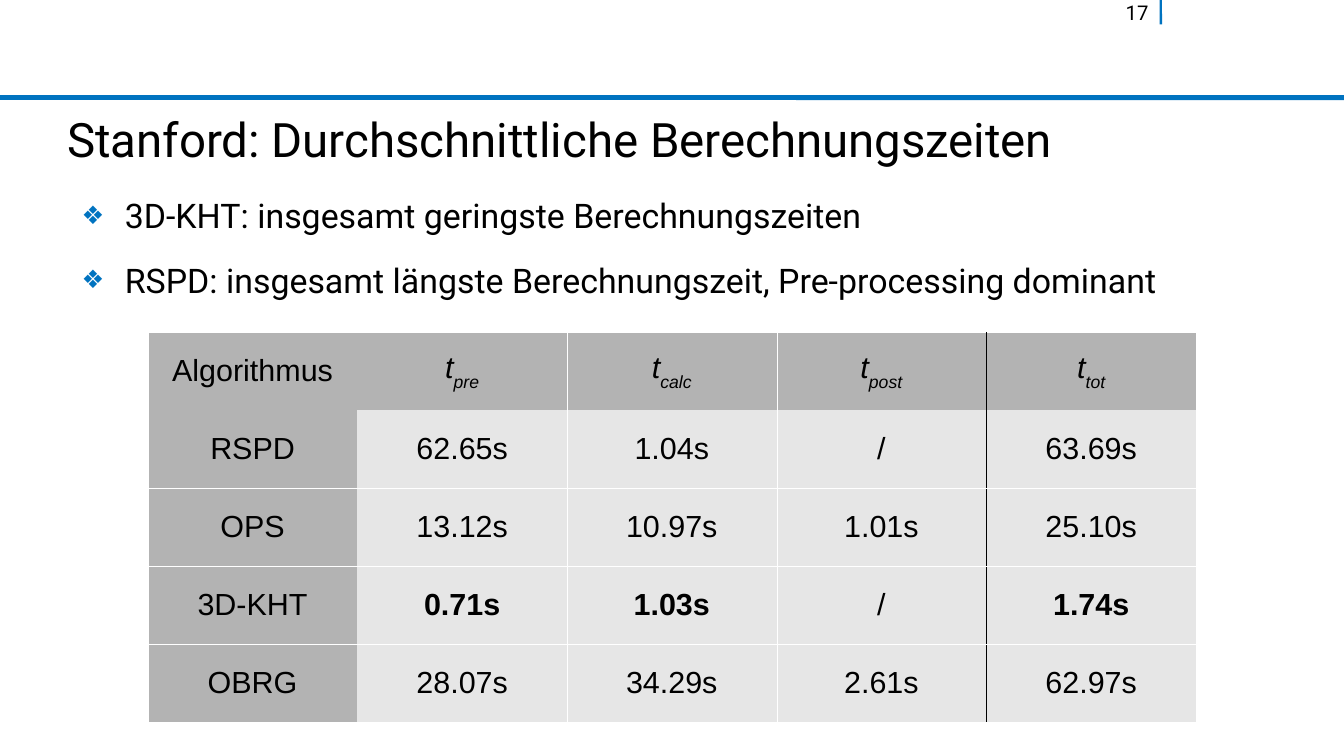
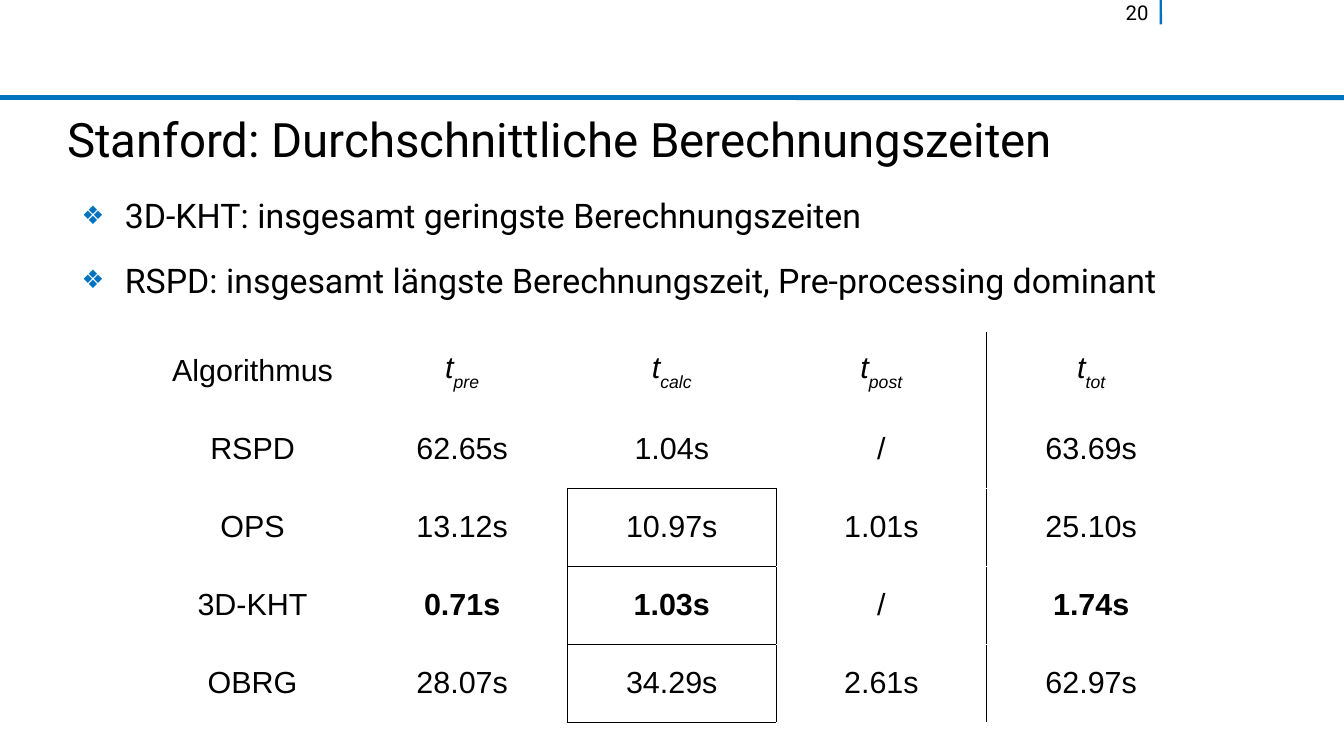
Before and after one commit to rocketman123456/Comparison-of-Real-Time-Plane-Detection-Algorithms, a slide deck: slide 20 of fin-prasentationsvorlage-libreoffice.odp (slide 17 before the commit). Drawn at 1344x756 pixels with LibreOffice and Linux fonts; fonts in the diff are those of the drawing; background and template pictures are left out. Boxes give left, top, right and bottom in pixels: in the first picture for what was removed or moved away, otherwise in the second. Text is boxed around its words. In the diff, an @@ line names an element or a change of style, - is before the commit and + after.

```diff
--- a/fin-prasentationsvorlage-libreoffice.odp
+++ b/fin-prasentationsvorlage-libreoffice.odp
@@ page number at (x1=1126, y1=5, x2=1149, y2=21): text changed @@
-17
+20
@@ table at (x1=148, y1=332, x2=1196, y2=722) @@
@@ fill #B3B3B3 to none in 9 cells @@
@@ fill #E6E6E6 to none in 16 cells @@
@@ borders changed @@
```
Also in this commit, not shown: 11 other slides changed, 5 slides added, 1 slide removed.
